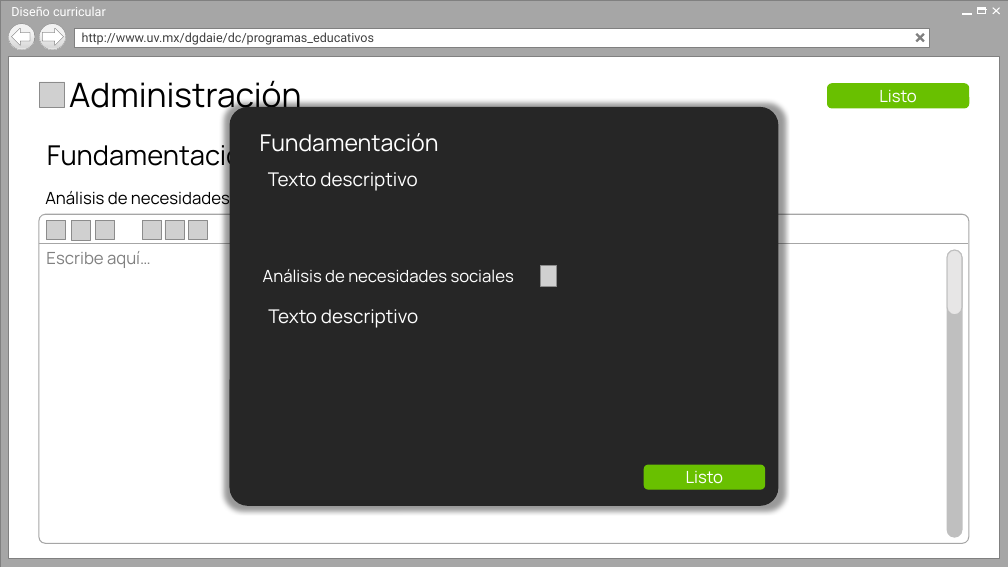
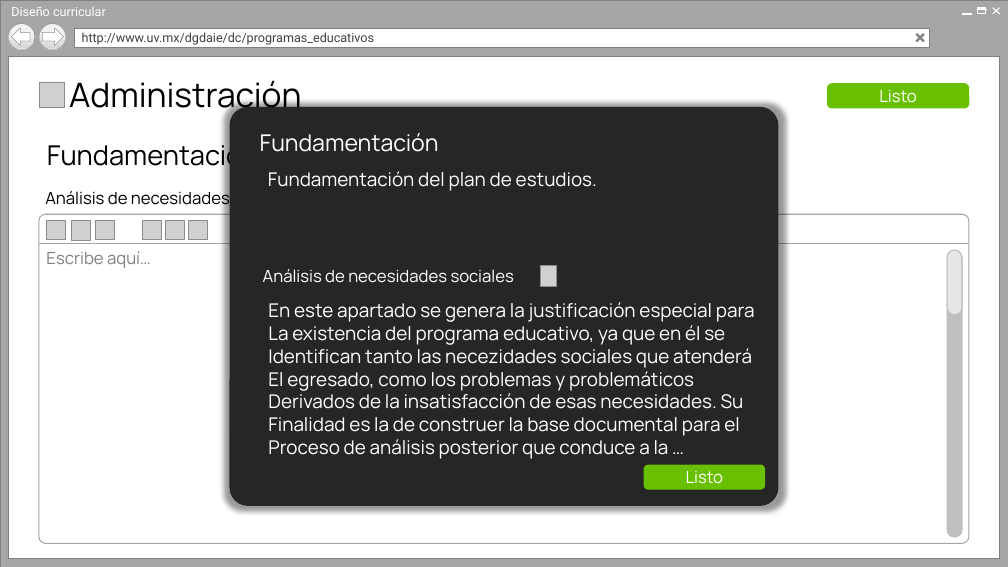
Before and after one commit to Senzho/DISENO_CURRICULAR_SS_05_2019, a slide deck: slide 22 of Diseño/Prototipos V2.pptx. Drawn at 1008x567 pixels with LibreOffice and Linux fonts; fonts in the diff are those of the drawing; grey boxes stand for pictures; background and template pictures are left out. Boxes give left, top, right and bottom in pixels: in the first picture for what was removed or moved away, otherwise in the second. Text is boxed around its words. In the diff, an @@ line names an element or a change of style, - is before the commit and + after.

Commit message:
Update Prototipos V2.pptx
1. Información de fundamentación.

```diff
--- a/Diseño/Prototipos V2.pptx
+++ b/Diseño/Prototipos V2.pptx
@@ text at bbox=[268, 171, 597, 191]: text changed @@
-Texto descriptivo
+Fundamentación del plan de estudios.
@@ text removed at bbox=[268, 309, 418, 328] @@
-Texto descriptivo
@@ text added at bbox=[268, 302, 755, 459], 18 pt, text #FFFFFF @@
+En este apartado se genera la justificación especial para
+La existencia del programa educativo, ya que en él se
+Identifican tanto las necezidades sociales que atenderá
+El egresado, como los problemas y problemáticos
+Derivados de la insatisfacción de esas necesidades. Su
+Finalidad es la de construer la base documental para el
+Proceso de análisis posterior que conduce a la …
```
Also in this commit, not shown: 1 other slide changed.
